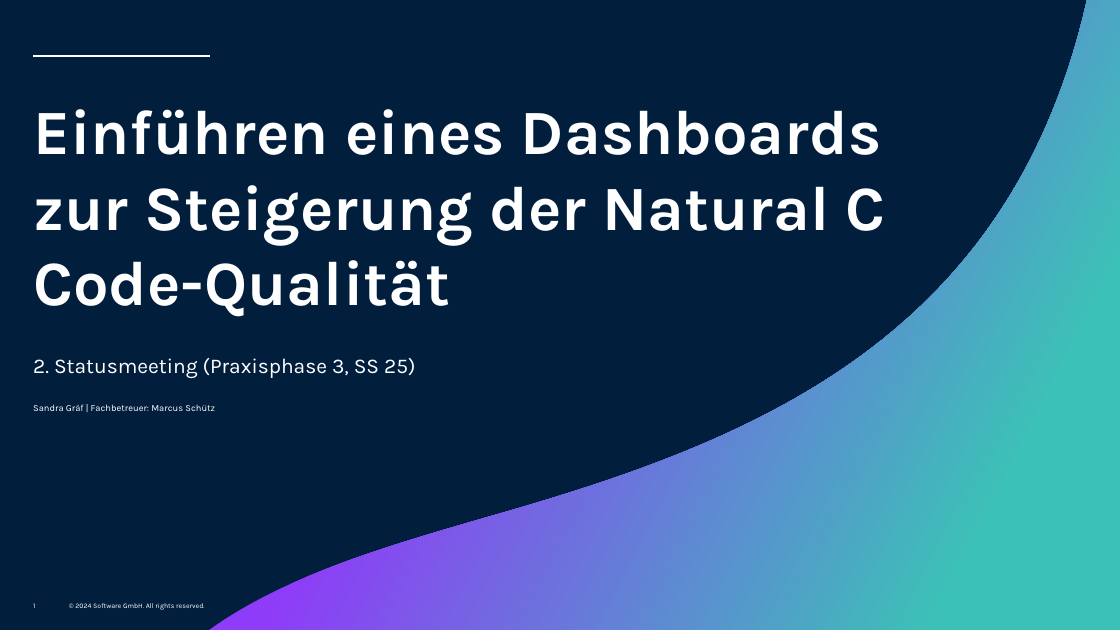
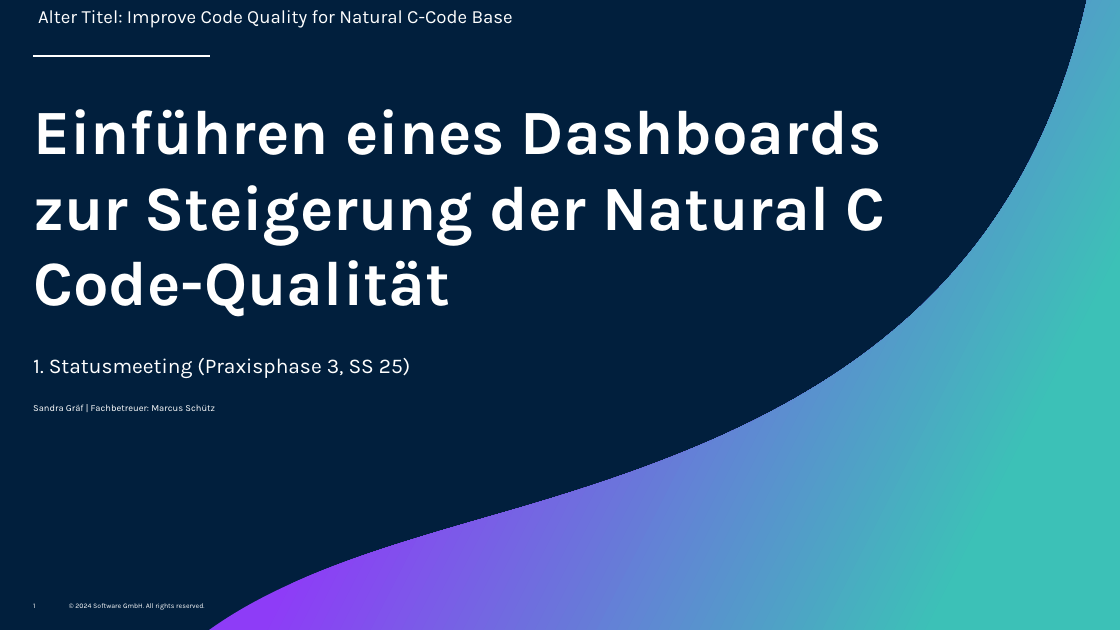
Before and after one commit to sxndrx-cxlxnx/h_da_B7-BA-Expose, a slide deck: slide 1 of Docs/2_SM - mehr Folien.pptx. Drawn at 1120x630 pixels with LibreOffice and Linux fonts; fonts in the diff are those of the drawing; background and template pictures are left out. Boxes give left, top, right and bottom in pixels: in the first picture for what was removed or moved away, otherwise in the second. Text is boxed around its words. In the diff, an @@ line names an element or a change of style, - is before the commit and + after.

```diff
--- a/Docs/2_SM - mehr Folien.pptx
+++ b/Docs/2_SM - mehr Folien.pptx
@@ text added at box(38, 10, 513, 28), 16 pt, text #FFFFFF @@
+Alter Titel: Improve Code Quality for Natural C-Code Base
@@ subtitle at box(33, 358, 410, 378): text changed @@
-2. Statusmeeting (Praxisphase 3, SS 25)
+1. Statusmeeting (Praxisphase 3, SS 25)
```
Also in this commit, not shown: 4 other slides changed, 1 slide added, 3 slides removed, 18 other files.
